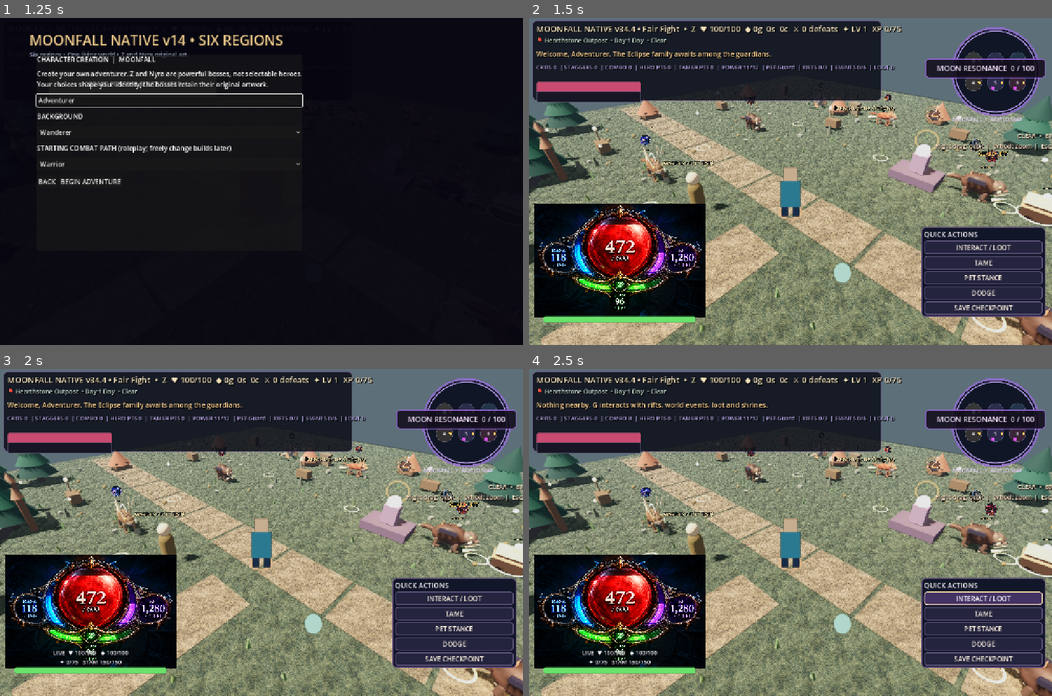
Above: before the commit, frames 1-4 (two rows, left to right).
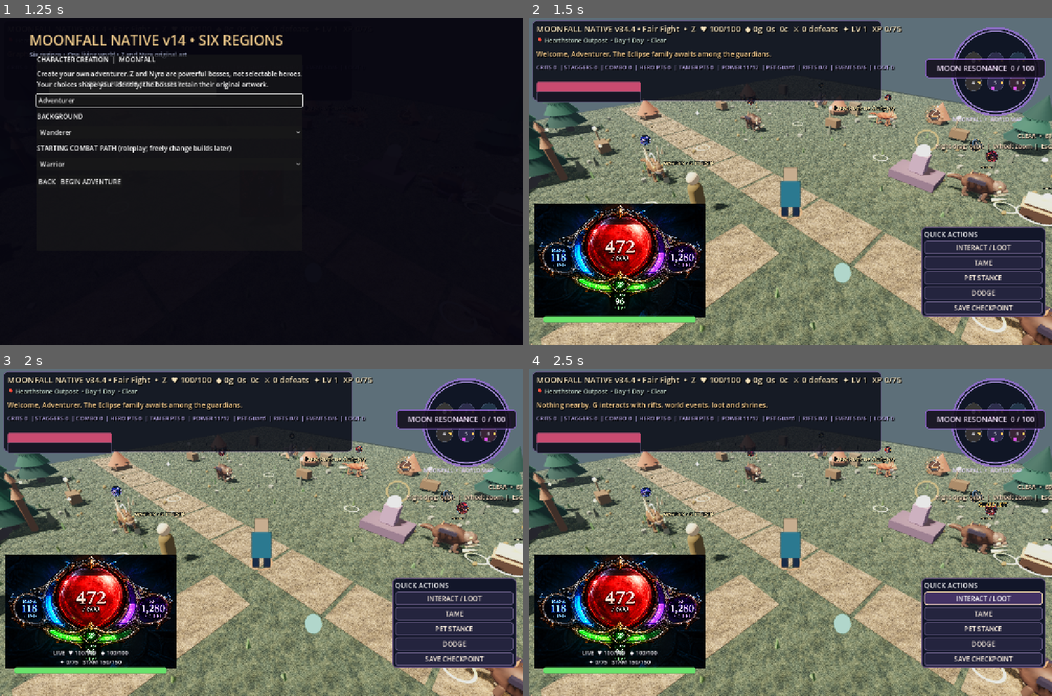
Above: after the commit, the same moments.

Repository: ericgantor-cyber/Moonfall
Game: Godot game, scene res://scenes/main.tscn
Two runs of this game, one before a commit and one after it. Both use one fixed random seed, a clock stepped at 60 frames per second and the inputs below.
Inputs:
- Up to frame 1 (1.25 s): click "CREATE CUSTOM ADVENTURER" at 0.5 s
- Up to frame 2 (1.5 s): click "BEGIN ADVENTURE" at 1.25 s
- Up to frame 3 (2 s): no input
- Up to frame 4 (2.5 s): click "INTERACT / LOOT" at 2 s

Frame 1 is identical in both runs. In frame 2, less than 0.1% of the frame differs, in the area x 42-92%, y 24-43%; in frame 3, less than 0.1%; in frame 4, less than 0.1%, in the area x 86-92%, y 40-43%.

Commit message:
Support controller A to skip celestial Wait animation

Diff:
--- a/godot-v38/scripts/native_v11.gd
+++ b/godot-v38/scripts/native_v11.gd
@@ -1429,7 +1429,7 @@
   if is_instance_valid(wait_clock_dial):wait_clock_dial.hour=fposmod(world_clock if wait_transition_active else world_clock+float(wait_hours)*DAY_LENGTH_SECONDS/24.0,DAY_LENGTH_SECONDS)/DAY_LENGTH_SECONDS*24.0
   if wait_transition_active:
    # The animation is informational; keep buttons hidden while it runs.
-   wait_label.text="TIME PASSING...  Day %d  %s  %s\nSpace or Enter: finish transition" % [world_day,_wait_clock_text(world_clock),_day_phase()]
+   wait_label.text="TIME PASSING...  Day %d  %s  %s\nSpace / Enter / controller A: skip animation" % [world_day,_wait_clock_text(world_clock),_day_phase()]
    if is_instance_valid(wait_clock_bar):wait_clock_bar.value=fposmod(world_clock,DAY_LENGTH_SECONDS)/DAY_LENGTH_SECONDS*24.0
    if is_instance_valid(wait_clock_art):
     wait_clock_art.text="✦   ☀  ━━━  ◯  ━━━  ✧   ✦" if _day_phase()=="Day" or _day_phase()=="Dawn" else "✦   ☾  ━━━  ◯  ━━━  ✧   ✦"
@@ -1525,7 +1525,11 @@
  get_viewport().set_input_as_handled()
 
 func _unhandled_input(event: InputEvent) -> void:
- if wait_transition_active:return
+ if wait_transition_active:
+  if event is InputEventJoypadButton and event.pressed and event.button_index==JOY_BUTTON_A:
+   _skip_wait_animation()
+   get_viewport().set_input_as_handled()
+  return
  if wait_open:
   if event is InputEventJoypadButton and event.pressed:
    match event.button_index:
